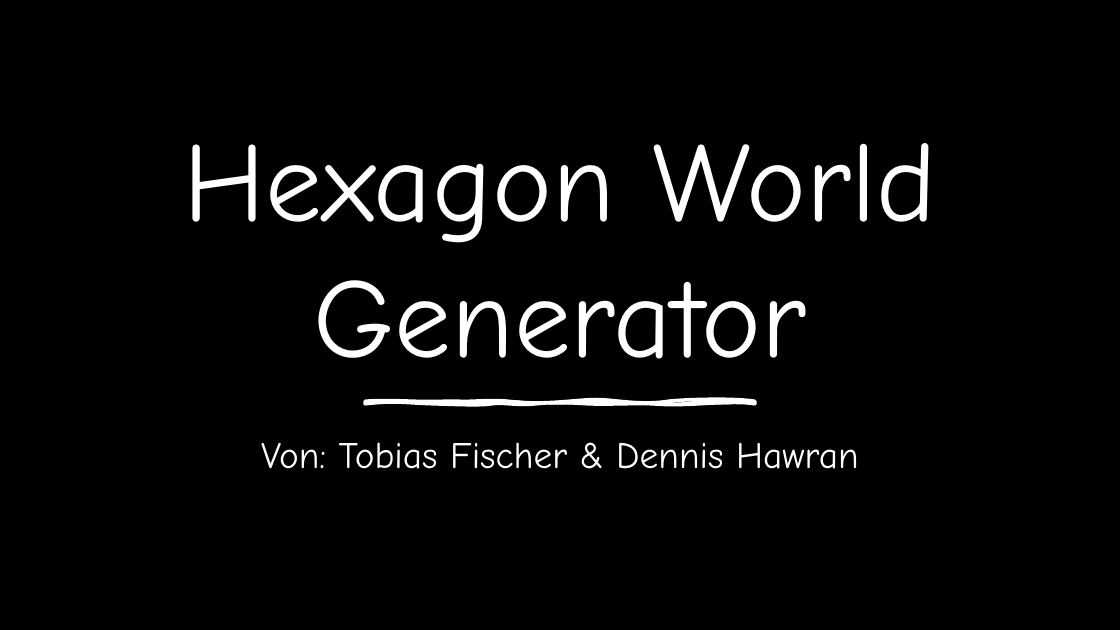
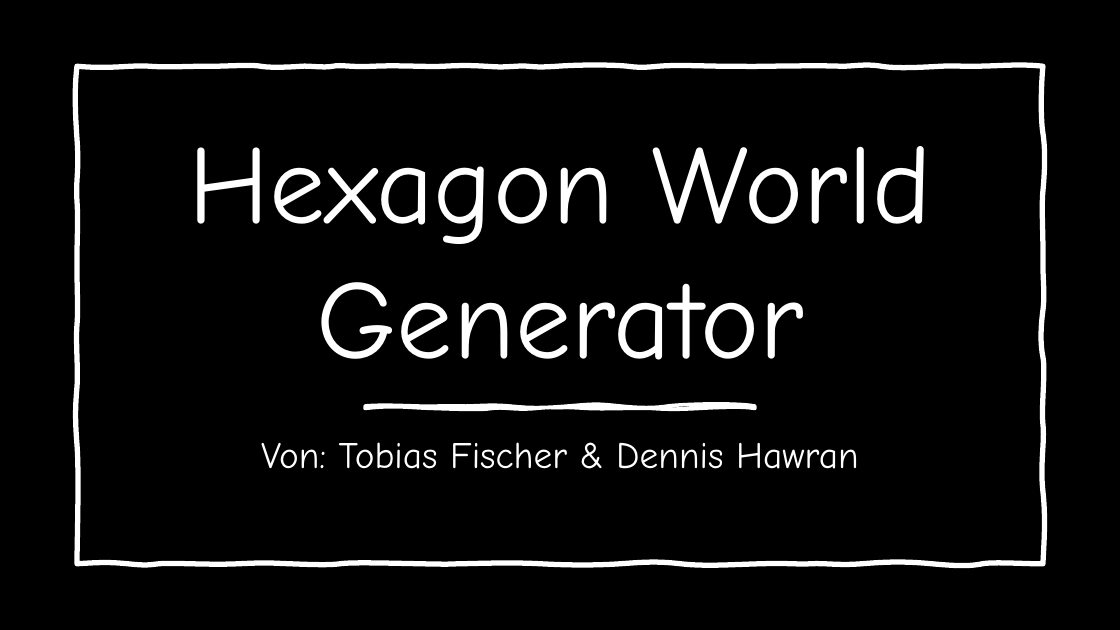
Before and after one commit to AtmoGD/BlackMagic, a slide deck: slide 1 of Zwischenpräsentation.pptx. Drawn at 1120x630 pixels with LibreOffice and Linux fonts; fonts in the diff are those of the drawing; background and template pictures are left out. Boxes give left, top, right and bottom in pixels: in the first picture for what was removed or moved away, otherwise in the second. Text is boxed around its words. In the diff, an @@ line names an element or a change of style, - is before the commit and + after.

```diff
--- a/Zwischenpräsentation.pptx
+++ b/Zwischenpräsentation.pptx
@@ freeform shape added at box(77, 66, 1044, 564), outline #FFFFFF 4.5 pt @@
@@ title "Hexagon World Generator" at box(188, 146, 932, 360): size 97.2 to 96 pt @@
@@ freeform shape: place and size @@
-freeform shape at box(365, 402, 755, 404)
+freeform shape at box(365, 406, 755, 408)
```
Also in this commit, not shown: 3 other slides changed.
